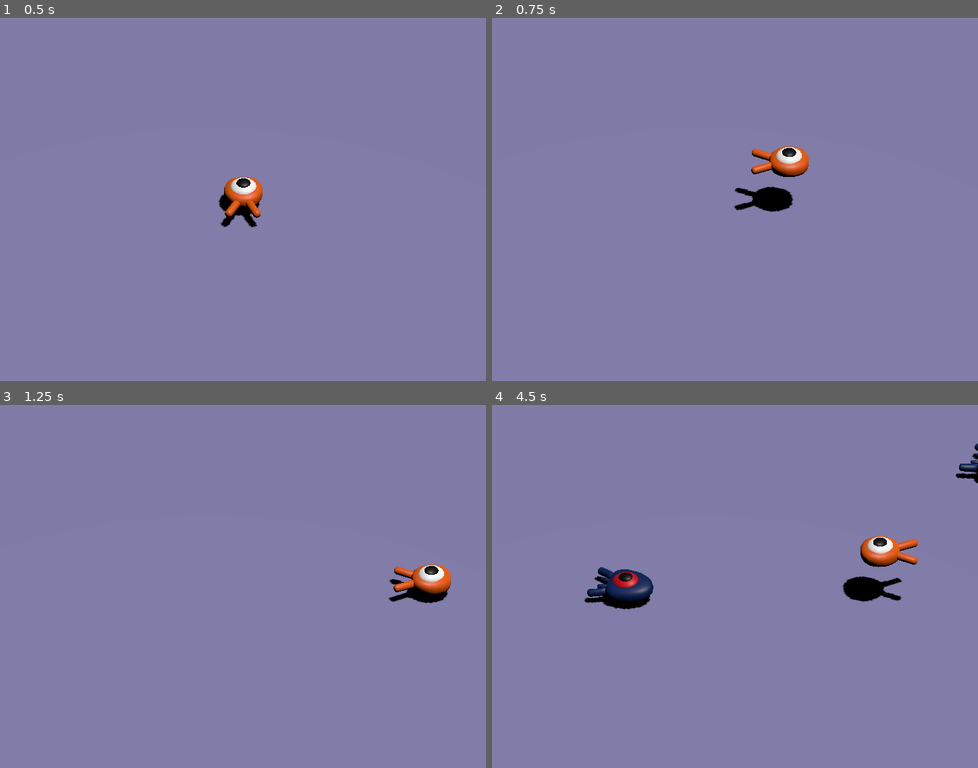
Above: before the commit, frames 1-4 (two rows, left to right).
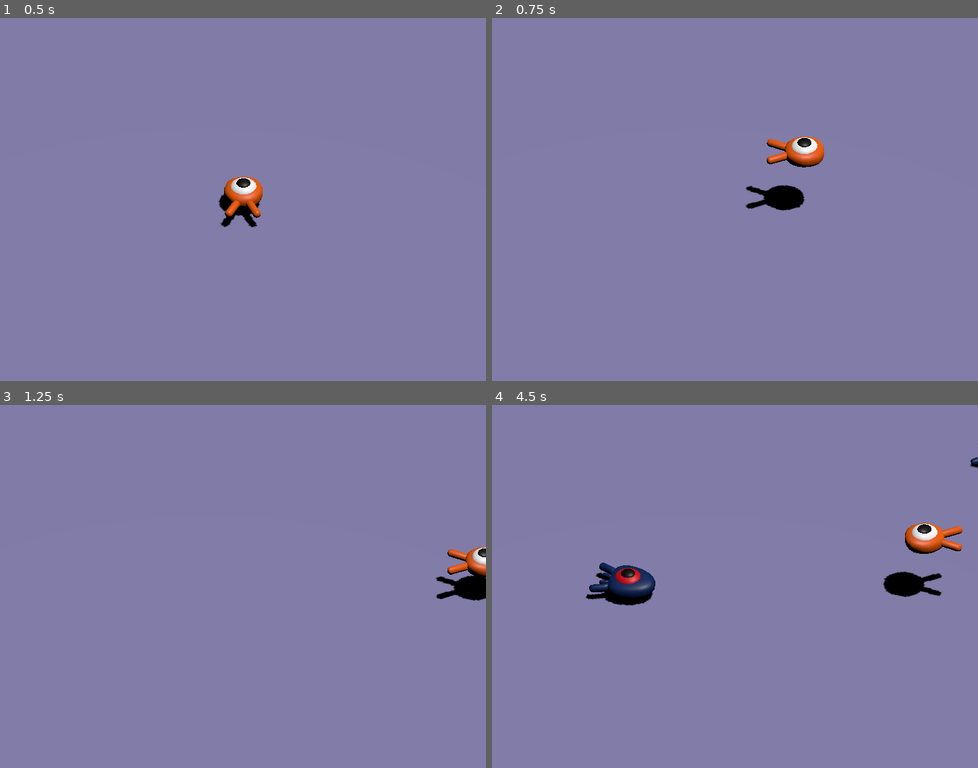
Above: after the commit, the same moments.

Repository: nilodude/squash_the_creeps_start_1.1.0
Game: Godot game, scene res://main.tscn
Same seed, same stepped clock (60 frames per second), same inputs: the game is played once before the commit and once after it.
Inputs:
- Up to frame 1 (0.5 s): no input
- Up to frame 2 (0.75 s): tap Enter at 0.5 s; hold D (move_right) from 0.53 s (still down); tap Space (jump) at 0.6 s
- Up to frame 3 (1.25 s): keep holding D (move_right); tap Space (jump) at 0.77, 1.07 s
- Up to frame 4 (4.5 s): release D (move_right) at 1.28 s; hold S (move_back) 1.28-2.03 s; tap Space (jump) at 1.35, 1.52, 1.82, 2.1, 2.85, 3.02, 3.32, 3.6, 3.77, 4.07, 4.35 s; hold D (move_right) 2.03-2.78 s; hold W (move_forward) 2.78-3.53 s; hold A (move_left) from 3.53 s (still down)

Frame 1 is identical in both runs. In frame 2, 1.6% of the frame differs, in the area x 49-69%, y 32-54%; in frame 3, 1.9%; in frame 4, 3.6%, in the area x 18-100%, y 10-57%.

Commit message:
improved bump. need to make enemy jump when bump

Diff:
--- a/mob.gd
+++ b/mob.gd
@@ -14,18 +14,12 @@
 	var direction = Vector3.ZERO
 
 	if(hitVel != Vector3.ZERO):
-		if hitVel.x > 0:
-			direction.x += 1
-		if hitVel.x < 0:
-			direction.x -= 1
-		if hitVel.z > 0:
-			direction.z += 1
-		if hitVel.z < 0:
-			direction.z -= 1
+		direction.x += velocity.x + hitVel.x
+		direction.z += velocity.z + hitVel.z
 
 		if direction != Vector3.ZERO:
 			direction = direction.normalized()
-			$Pivot.look_at(position + direction, Vector3.UP)
+#			$Pivot.look_at(position + direction, Vector3.UP)
 
 		target_velocity.x = direction.x * 20
 		target_velocity.z = direction.z * 20
--- a/player.gd
+++ b/player.gd
@@ -1,11 +1,11 @@
 extends CharacterBody3D
 
 
-@export var speed = 14
+@export var speed = 18
 # The downward acceleration when in the air, in meters per second squared.
 @export var fall_acceleration = 75
-@export var jump_impulse = 20
-@export var bounce_impulse = 16
+@export var jump_impulse = 25
+@export var bounce_impulse = 5
 
 var target_velocity = Vector3.ZERO
 
